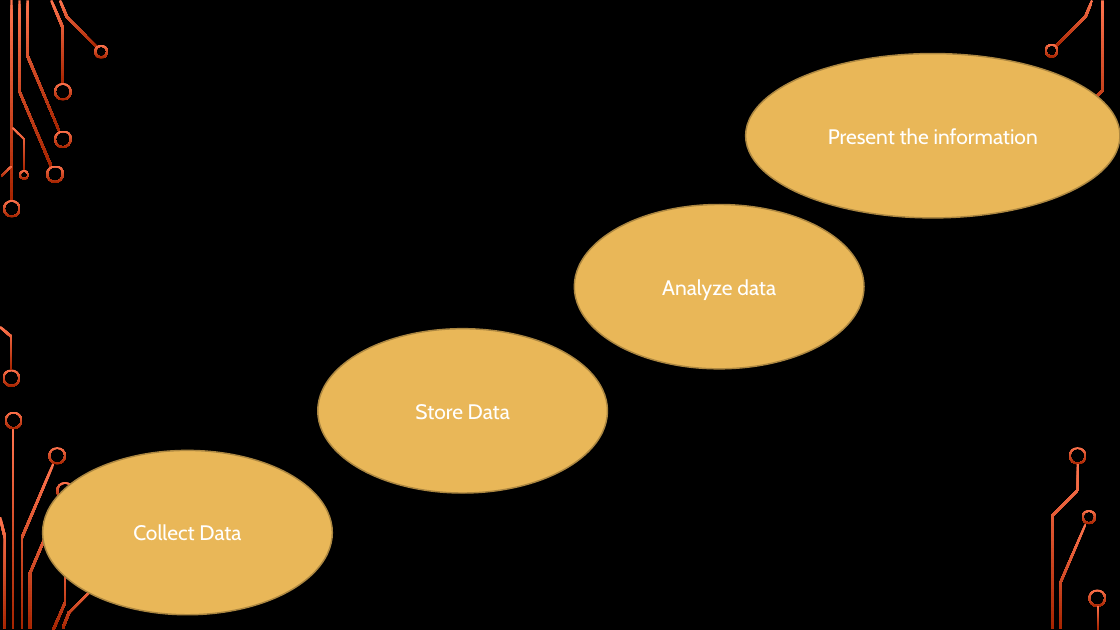
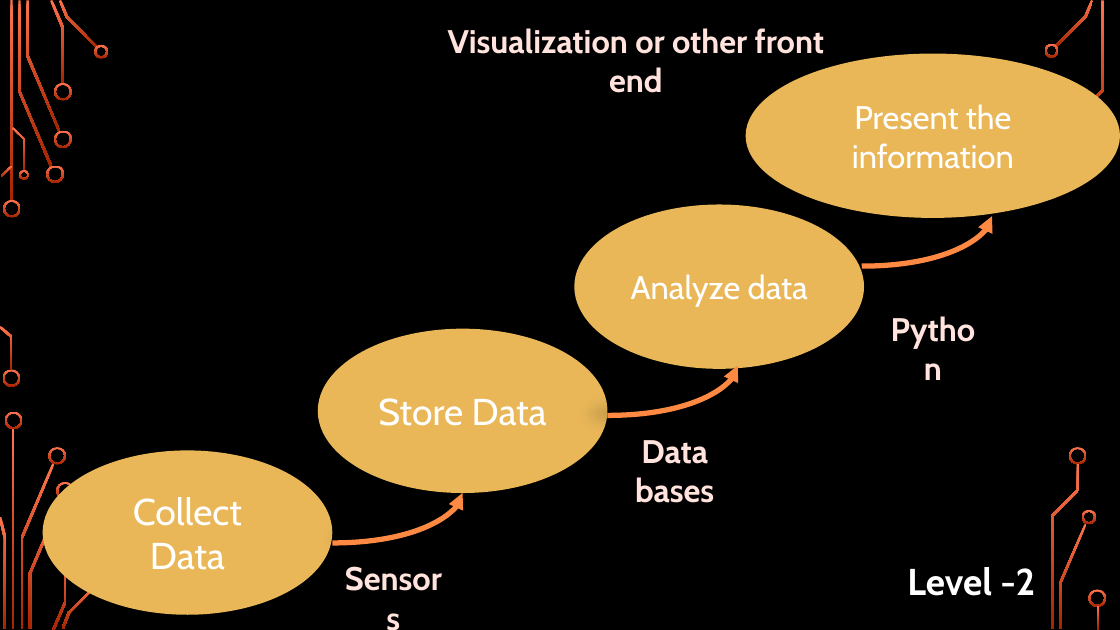
Before and after one commit to girishsukukumar/IoTWorkshop, a slide deck: slide 24 of Module-4.pptx (slide 20 before the commit). Drawn at 1120x630 pixels with LibreOffice and Linux fonts; fonts in the diff are those of the drawing; background and template pictures are left out. Boxes give left, top, right and bottom in pixels: in the first picture for what was removed or moved away, otherwise in the second. Text is boxed around its words. In the diff, an @@ line names an element or a change of style, - is before the commit and + after.

```diff
--- a/Module-4.pptx
+++ b/Module-4.pptx
@@ text added at [448,28,824,93], 28 pt, text pattern #FF744E on #FFE3DC, bold @@
+Visualization or other front end
@@ ellipse "Present the information" at [746,54,1120,218]: size 18 to 28 pt; outline #AC8741 1.25 pt to none; shadow on @@
@@ ellipse "Analyze data" at [575,204,865,369]: size 18 to 28 pt; outline #AC8741 1.25 pt to none; shadow on @@
@@ curved arrow added from (862, 266) to (992, 216), #FE8943 4.5 pt @@
@@ ellipse "Store Data" at [318,329,607,493]: size 18 to 32 pt; outline #AC8741 1.25 pt to none; shadow on @@
@@ text added at [876,305,990,353], 28 pt, text pattern #FF744E on #FFE3DC, bold @@
+Python
@@ curved arrow added from (607, 416) to (738, 365), #FE8943 4.5 pt @@
@@ text added at [635,440,714,503], 28 pt, text pattern #FF744E on #FFE3DC, bold @@
+Data bases
@@ ellipse "Collect Data" at [43,450,333,615]: size 18 to 32 pt; outline #AC8741 1.25 pt to none; shadow on @@
@@ curved arrow added from (333, 543) to (463, 493), #FE8943 4.5 pt @@
@@ text added at [333,554,455,602], 28 pt, text pattern #FF744E on #FFE3DC, bold @@
+Sensors
@@ text added at [907,567,1035,596], 32 pt, text #FFFFFF, bold @@
+Level -2
```
Also in this commit, not shown: 3 other slides changed, 5 slides added.
